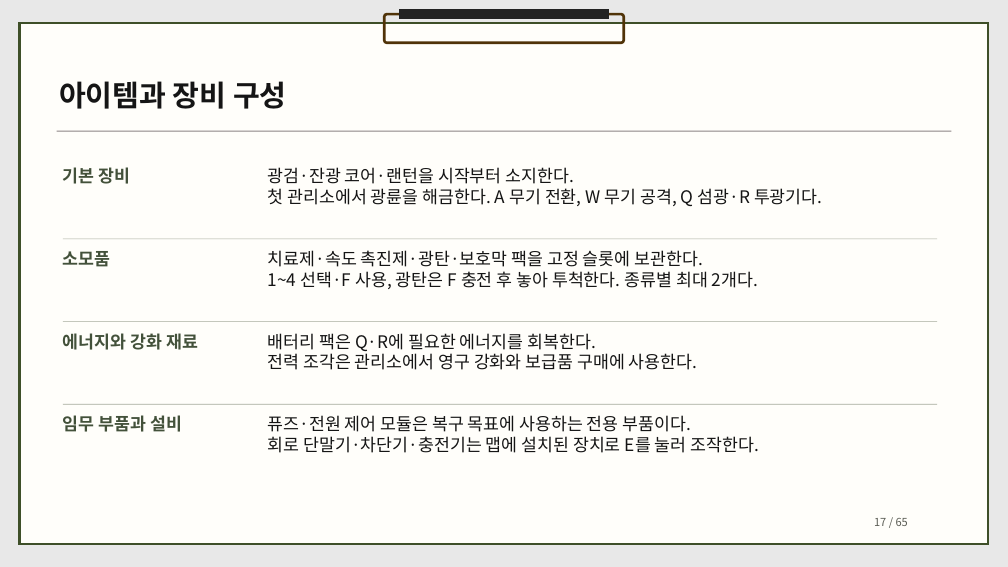
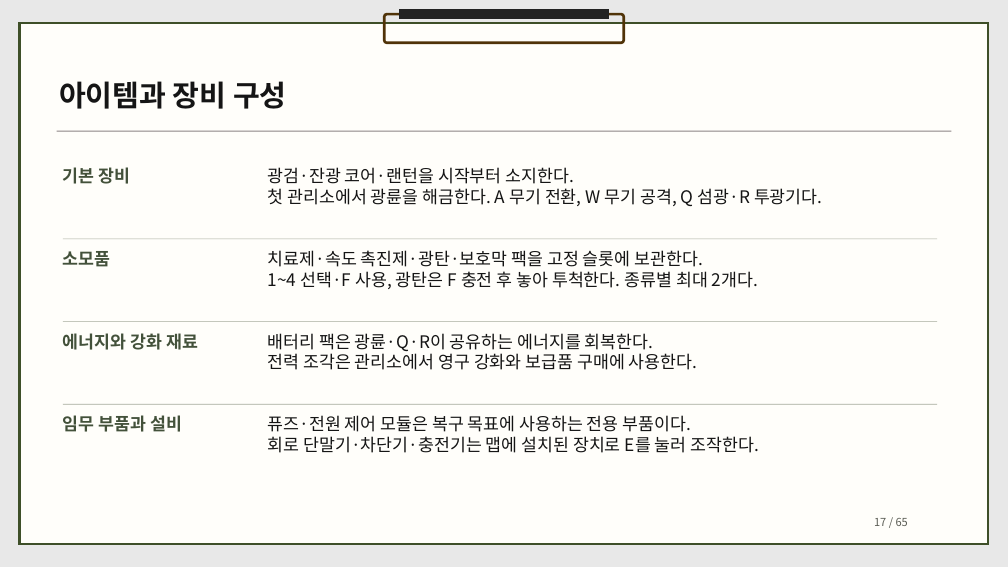
Before and after one commit to dbguswh/2Dgame_project, a slide deck: slide 17 of 2D게임프로그래밍 기획서.pptx. Drawn at 1008x567 pixels with LibreOffice and Linux fonts; fonts in the diff are those of the drawing. Boxes give left, top, right and bottom in pixels: in the first picture for what was removed or moved away, otherwise in the second. Text is boxed around its words. In the diff, an @@ line names an element or a change of style, - is before the commit and + after.

Commit message:
광륜 배터리 비용과 복귀 후 재사용 대기를 기획에 반영

```diff
--- a/2D게임프로그래밍 기획서.pptx
+++ b/2D게임프로그래밍 기획서.pptx
@@ text at (268,333,654,351): text changed @@
-배터리 팩은 Q·R에 필요한 에너지를 회복한다.
+배터리 팩은 광륜·Q·R이 공유하는 에너지를 회복한다.
```
Also in this commit, not shown: 1 other slide changed, 1 other file.
